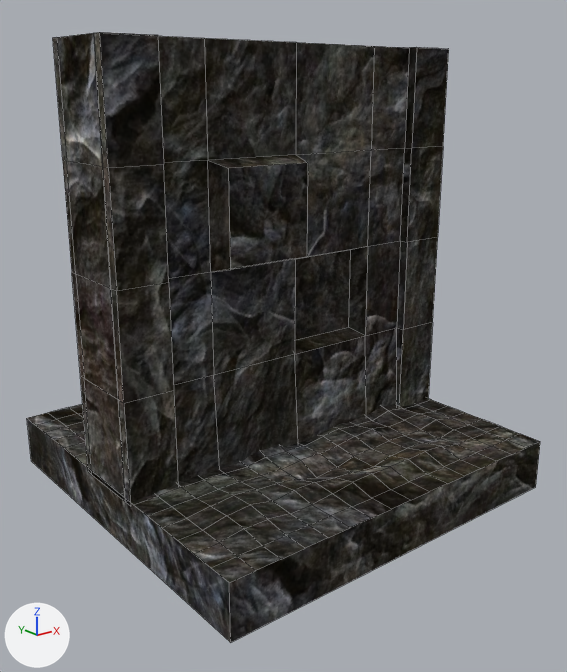
Renders of the Blender file assets/dungeon_modular_parts.blend from each side of a commit.
Camera for both pictures: a 50 mm lens placed at (-2.44, -3.12, 1.79), pointed at (-0.02, -0.1, 0.58). The lights are fixed; the arrows at lower left show +X, +Y and +Z. The older version comes first. Mesh edges are drawn as thin lines.

Names of what the first picture shows: 'Floor00', 'Wall00'.
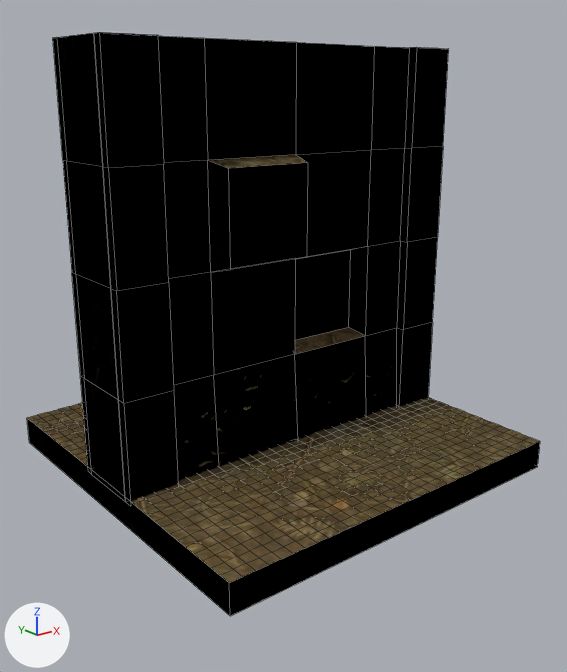
Location of each change, (x1, y1, x2, y2) in pixels of the pictures (567 x 672 px):
```json
{"object": "Wall00", "change": "surface changed", "before": [53, 32, 449, 505], "after": [53, 32, 449, 505], "on screen": "darker"}
{"object": "Floor00", "change": "surface changed, reshaped", "before": [27, 399, 540, 642], "after": [27, 397, 540, 616], "on screen": "10% shorter"}
```

Edits to the scene script, one JSON object a line:
```json
{"op": "add", "block": "img_dirt_02_png", "code": ["img_dirt_02_png = load_image('Dirt_02.png', '../public/textures/Dirt_02.png', 512, 512, 'sRGB')"]}
{"op": "add", "block": "img_dirt_02_nrm_png", "code": ["img_dirt_02_nrm_png = load_image('Dirt_02_Nrm.png', '../public/textures/Dirt_02_Nrm.png', 512, 512, 'sRGB')"]}
{"block": "mat_blackrock", "where": "n2 = _N.new('ShaderNodeTexImage'); n2.name = 'Image Texture'"}
{"op": "set", "path": "n2.image", "old": "img_black_rock_png", "new": "img_dirt_02_png"}
{"op": "add", "block": "mat_blackrock", "code": "n3 = _N.new('ShaderNodeTexImage'); n3.name = 'Image Texture.001'"}
{"op": "add", "block": "mat_blackrock", "code": "n3.image = img_dirt_02_nrm_png"}
{"block": "mat_blackrock", "where": "n1 = _N.new('ShaderNodeBsdfDiffuse'); n1.name = 'Diffuse BSDF'"}
{"op": "add", "block": "mat_blackrock", "code": "_L.new(n3.outputs[0], n1.inputs[2])  # 'Color' to 'Normal'"}
{"block": "me_cube_001", "where": "# used by ob_floor00; location = (0.0, 0.0, 0.0)"}
{"op": "remove", "block": "me_cube_001", "code": "me_cube_001.from_pydata(...)  # 293 vertices, 261 faces; spans x -1.0..1.0, y -1.0..1.0, z -0.25..0.07"}
{"op": "add", "block": "me_cube_001", "code": "me_cube_001.from_pydata(...)  # 1093 vertices, 1029 faces; spans x -1.0..1.0, y -1.0..1.0, z -0.14..0.04"}
{"block": "me_cube_001", "change": "me_cube_001 part 1: 4 vertices moved within x -0.75..0.5, y -0.75..0.75, z 0.03; 238 vertices removed from x -1.0..1.0, y -1.0..1.0, z -0.25..0.07; 1038 vertices added at x -1.0..1.0, y -1.0..1.0, z -0.14..0.04"}
```
